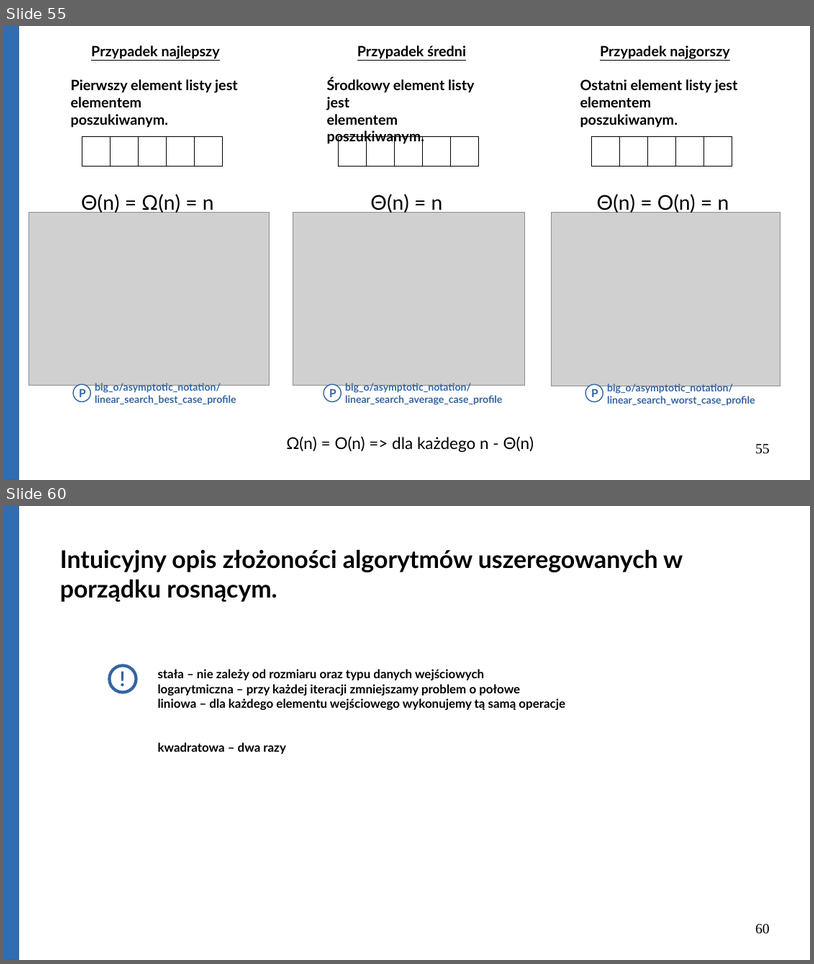
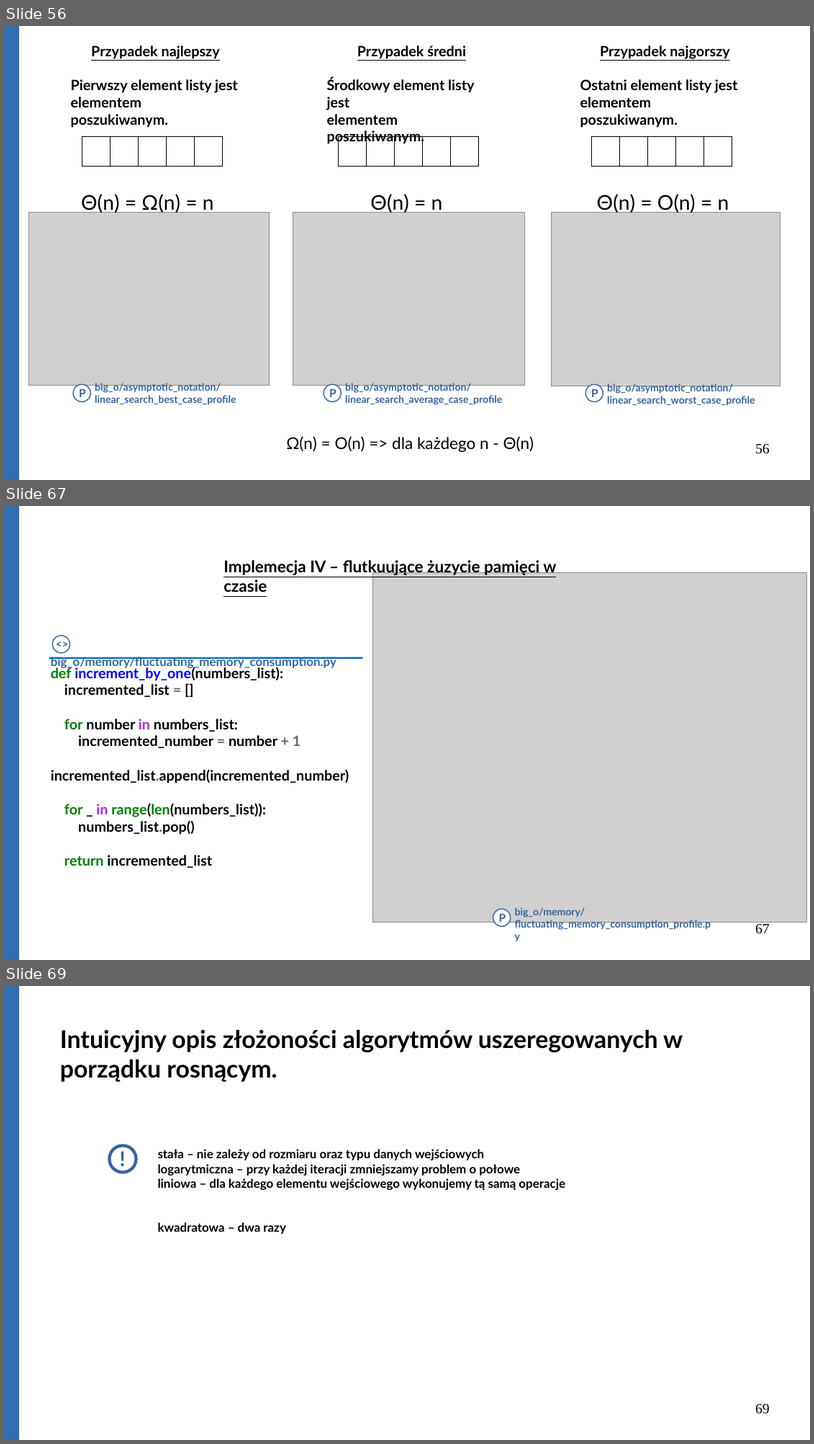
Before and after one commit to Michael-Wisniewski/algorithmic-workshop, a slide deck: gotowa.odp. Shown one above the other, each under a label of ours: slides 55 and 60 before the commit, slides 56, 67 and 69 after it; the slides between them are not shown. The pictures are 814x964 and 814x1444 pixels, drawn with LibreOffice and Linux fonts; fonts in the diff are those of the drawing; grey boxes stand for pictures. Boxes give left, top, right and bottom in pixels: in the first picture for what was removed or moved away, otherwise in the second. Text is boxed around its words. In the diff, an @@ line names an element or a change of style, - is before the commit and + after.

```diff
--- a/gotowa.odp
+++ b/gotowa.odp
@@ slide 67 added at (4,506,810,960), background #FFFFFF @@
@@ rectangle added at (4,506,18,960), fill #306DB3, outline #3465A4 0 pt @@
@@ text added at (224,558,556,592), 16 pt, text #000000, bold, underline @@
+Implemecja IV – flutkuujące żuzycie pamięci w czasie
@@ picture added at (373,572,808,922) @@
@@ text added at (49,633,76,656), 11 pt, text #3465A4, bold @@
+<>
@@ text added at (51,656,337,668), 12 pt, text #3465A4, bold @@
+big_o/memory/fluctuating_memory_consumption.py
@@ ellipse added at (52,636,70,653), fill #FFFFFF, outline #3465A4 0.99 pt @@
@@ line added from (49, 658) to (363, 657), #0066B3 1.5 pt @@
@@ text added at (51,666,350,867), 14 pt, text #000000, bold @@
+def increment_by_one(numbers_list):
+incremented_list = []
+for number in numbers_list:
+incremented_number = number + 1
+incremented_list.append(incremented_number)
+for _ in range(len(numbers_list)):
+numbers_list.pop()
+return incremented_list
@@ ellipse added at (494,908,511,926), fill #FFFFFF, outline #3465A4 0.99 pt @@
@@ text added at (499,913,507,921), 11 pt, text #3465A4, bold @@
+P
@@ text added at (515,907,712,930), 10 pt, text #3465A4, bold @@
+big_o/memory/fluctuating_memory_consumption_profile.py
@@ page number added at (756,924,770,934), 14 pt, text #000000 @@
+67
@@ what was slide 55 is now slide 56 @@
@@ page number at (756,444,770,454): text changed @@
-55
+56
@@ what was slide 60 is now slide 69 @@
@@ page number at (756,1404,770,1414): text changed @@
-60
+69
```
Also in this commit, not shown: 17 slides changed, 10 other slides added, 2 slides removed, 8 other files.
